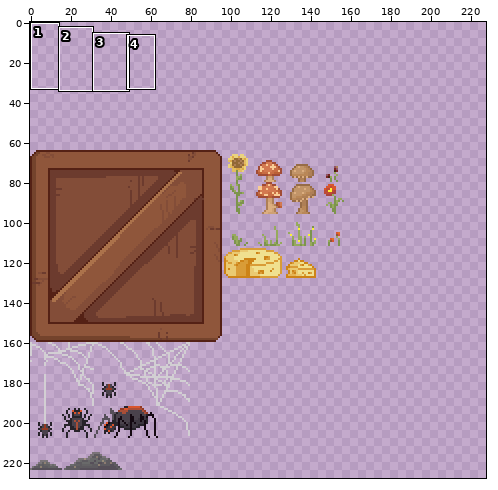
Sprite sheet, stored at assets/Spritesheet_Basement.png. Above, an overview of the earlier version with the close-up marked.
Close-up. First the earlier version:
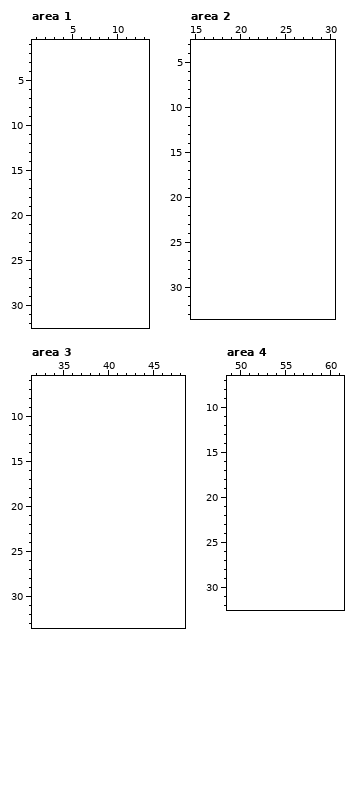
The file is 160x160 pixels. Colours within 5 levels of each other are drawn and written as one. Shown: area 1: x 1..13, y 1..32; area 2: x 15..30, y 3..33; area 3: x 32..48, y 6..33; area 4: x 49..61, y 7..32. The old version is drawn lined up with the new one, on the new canvas. The wide view leaves out empty margins. The commit also changed other parts of the picture, which this record leaves out.
Now the later version:
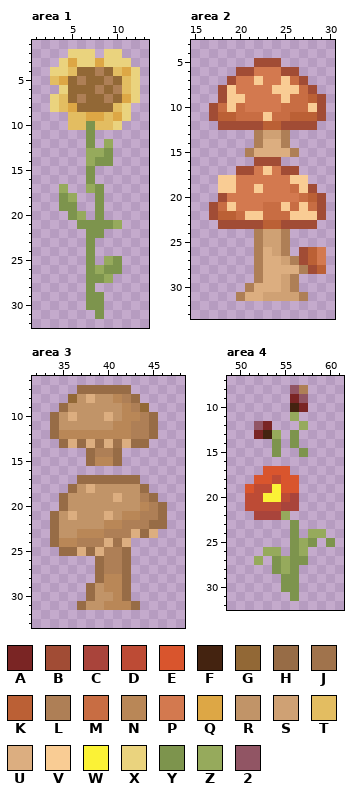
Palette (. is transparent): A #7a2524  B #a14c35  C #a9443b  D #bd4b35  E #d9552d  F #442310  G #926836  H #976c46  J #a0734c  K #bb6035  L #ae7f56  M #c86d43  N #b98757  P #d3794f  Q #dda745  R #c19468  S #cfa174  T #e3bd61  U #dcae80  V #f9cc94  W #fbf236  X #ead37e  Y #7d944d  Z #96aa5c  2 #915564
What changed:
canvas 160x160 -> 272x240, the old top-left corner now at 0,64
Area 1:
y 2: x 5..7 ... -> XXX; x 9..10 .. -> XX
y 3: x 4..11 ........ -> XQXXQXXX
y 4: x 3..12 .......... -> XXTGGLGTQX
y 5: x 3..12 .......... -> TQGLGGLGTX
y 6: x 4..12 ......... -> XGGGLGLTX
y 7: x 3..12 .......... -> XTGLGGLGQX
y 8: x 3..11 ......... -> XTQGGGGTX
y 9: x 5..11 ....... -> TTQQTQX
y 10: x 5..10 ...... -> TTYTTX
y 11: x 7 . -> Y
y 12: x 7 . -> Y; x 9 . -> Z
y 13: x 7..9 ... -> ZZY
y 14: x 7..9 ... -> ZYY
y 15..16: x 7 . -> Y
y 17: x 4 . -> Z; x 7..8 .. -> ZY
y 18: x 4..5 .. -> YZ; x 8 . -> Y
y 19: x 4..5 .. -> YY; x 8 . -> Y
y 20: x 5..6 .. -> YZ; x 8 . -> Y
y 21: x 6..10 ..... -> YYYYZ
y 22: x 7..8 .. -> YY
y 23..24: x 7 . -> Y
y 25: x 7 . -> Y; x 9..10 .. -> ZY
y 26: x 7..10 .... -> YZYY
y 27: x 7..9 ... -> YYZ
y 28: x 7 . -> Y
y 29..30: x 7..8 .. -> YY
y 31: x 8 . -> Y
Area 2:
y 5: x 22..24 ... -> BBB
y 6: x 20..26 ....... -> BBPPPBB
y 7: x 19..27 ......... -> BPPVPPVMB
y 8: x 18..28 ........... -> BVPPPPVVVMB
y 9: x 18..29 ............ -> BVVPPPPVMMKB
y 10: x 17..29 ............. -> BMVMPPPPMMMVB
y 11: x 17..29 ............. -> BKKMMMVMMKKKB
y 12: x 18..28 ........... -> BBBBBKKBBBB
y 13: x 22..25 .... -> LSSL
y 14: x 22..25 .... -> LUUL
y 15: x 21..26 ...... -> LUUUUL
y 16: x 22..24 ... -> BBB
y 17: x 20..26 ....... -> BBPVPBB
y 18: x 18..27 .......... -> VVPPPPPPVV
y 19: x 18..28 ........... -> VVPPVPPPMVB
y 20: x 18..29 ............ -> BPPPPPPPPMKB
y 21: x 17..29 ............. -> BMVPPPMMVMVMB
y 22: x 17..29 ............. -> BKKMVVMMMVVVB
y 23: x 18..28 ........... -> BBBBBKKBBBB
y 24..25: x 22..25 .... -> LSSL
y 26: x 22..25 .... -> LUSL; x 27..29 ... -> BKP
y 27: x 22..29 ........ -> LUUSLBKP
y 28: x 22..29 ........ -> LUUUULBK
y 29: x 22..26 ..... -> LUUSL
y 30: x 21..26 ...... -> LUUUSL
y 31: x 20..27 ........ -> LUUSSSSL
Area 3:
y 7: x 37..42 ...... -> HHHHHH
y 8: x 36..43 ........ -> GRURRNLH
y 9: x 35..44 .......... -> HRRRRRRNLG
y 10: x 34..45 ............ -> HRURRRURNNLH
y 11: x 34..45 ............ -> HRRRRRRNNLLH
y 12: x 34..45 ............ -> HNNNNNNNNLLH
y 13: x 35..44 .......... -> HUHUJUJUHH
y 14: x 38..41 .... -> HLLH
y 15: x 38..41 .... -> HNNH
y 17: x 37..43 ....... -> HHHHHHH
y 18: x 36..44 ......... -> HRURRRRRH
y 19: x 35..45 ........... -> HRRRRRURRLH
y 20: x 35..46 ............ -> HRRRRRRRRNLH
y 21: x 34..46 ............. -> HRURRRURNNLLH
y 22: x 34..46 ............. -> HRRRRRNNLLLHH
y 23: x 34..45 ............ -> HRRNNNLLLUHU
y 24: x 34..42 ......... -> HNNLLLUJU
y 25: x 35..42 ........ -> HHUHULLH
y 26..27: x 39..42 .... -> HLLH
y 28: x 39..42 .... -> HNNH
y 29: x 38..42 ..... -> HRNNH
y 30: x 38..42 ..... -> HRRNH
y 31: x 37..43 ....... -> HRRNNNH
Area 4:
y 8: x 56..57 .. -> 2L
y 9: x 56..57 .. -> A2
y 10: x 56..57 .. -> FA
y 11: x 56 . -> Z
y 12: x 52..53 .. -> 2A; x 57 . -> Z
y 13: x 52..54 ... -> AFZ; x 56 . -> Y
y 14: x 54 . -> Y; x 56 . -> Y
y 15: x 54 . -> Y; x 57 . -> Y
y 17: x 53..55 ... -> EEE
y 18: x 52..56 ..... -> EEDEE
y 19: x 51..56 ...... -> EDDWEE
y 20: x 51..56 ...... -> DDWWDC
y 21: x 51..56 ...... -> DDDDCC
y 22: x 52..55 .... -> CCCZ
y 23: x 56 . -> Y
y 24: x 56 . -> Y; x 58..59 .. -> ZZ
y 25: x 56..58 ... -> YZY; x 60 . -> Y
y 26: x 53..54 .. -> ZZ; x 56..57 .. -> YZ
y 27: x 52 . -> Z; x 54..57 .... -> YZYY
y 28: x 54..56 ... -> YZY
y 29..30: x 55..56 .. -> YY
y 31: x 56 . -> Y
Pixel boxes of the changes (left, top, right, bottom) in both close-ups:
added: (50, 49, 140, 319)
added: (209, 58, 326, 301)
added: (50, 385, 167, 610)
added: (245, 385, 335, 601)
